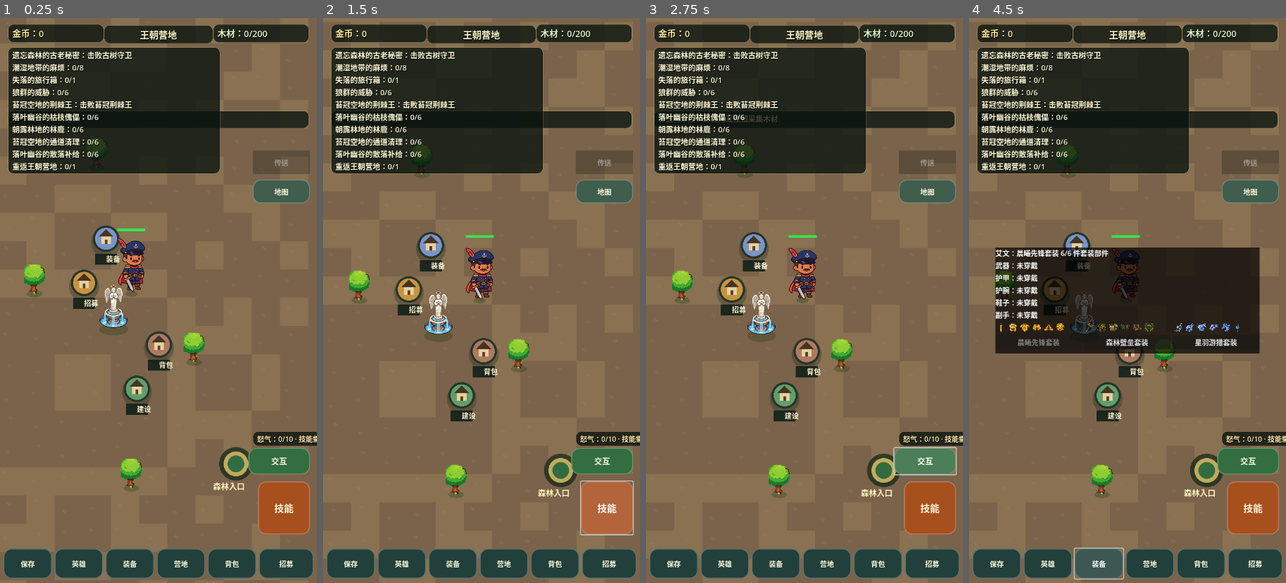
Above: before the commit, frames 1-4 (left to right).
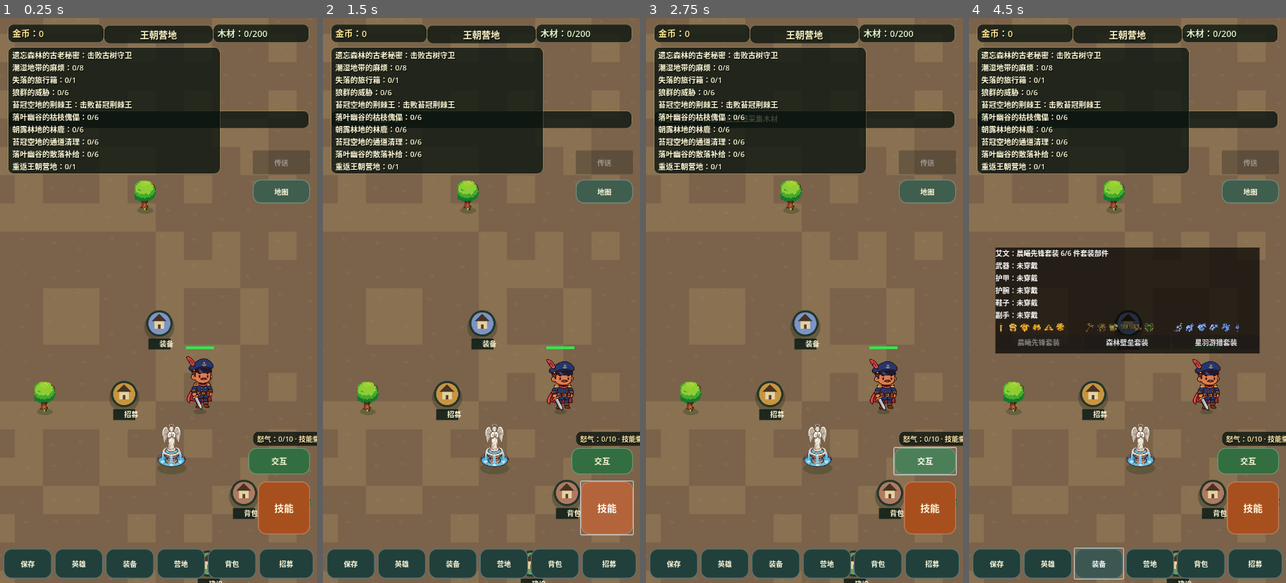
Above: after the commit, the same moments.

Repository: oneyi53/game
Game: Godot game, scene res://scenes/main.tscn
The game is run twice, just before and just after one commit, with the same random seed, the same clock (stepped at 60 frames per second) and the same inputs.
Inputs (mouse positions are in pixels of both pictures, inside the frame that each line leads up to):
- Up to frame 1 (0.25 s): no input
- Up to frame 2 (1.5 s): tap Enter at 0.5 s; move the mouse to (551, 272) at 0.52 s; hold Right (ui_right) 0.53-1.25 s; tap E at 0.6 s; click (551, 272) at 0.67 s; tap Space at 0.77 s; click "技能" at 1.25 s
- Up to frame 3 (2.75 s): click "交互" at 2 s
- Up to frame 4 (4.5 s): click "保存" at 2.75 s; click "英雄" at 3.5 s; click "装备" at 4.25 s

The runs differ from the first frame. In frame 1, 7.1% of the frame differs, in the area x 2-98%, y 0-100%; in frame 2, 7.3%, in the area x 0-93%, y 5-100%; in frame 3, 7.3%; in frame 4, 5.7%.

Commit message:
Expand portrait map projection for true camera follow in both axes

Diff:
--- a/scripts/core/world_projection.gd
+++ b/scripts/core/world_projection.gd
@@ -6,8 +6,8 @@
 # is rotated so the playable land fills a 720x1280 mobile viewport.
 const MAP_WIDTH: float = 1600.0
 const MAP_HEIGHT: float = 1400.0
-const ISO_X_SCALE: float = 0.25
-const ISO_Y_SCALE: float = 0.5
+const ISO_X_SCALE: float = 0.4
+const ISO_Y_SCALE: float = 0.8
 const VERTICAL_OFFSET: float = MAP_HEIGHT * ISO_Y_SCALE
 
 static func world_to_screen(world_position: Vector2) -> Vector2:
